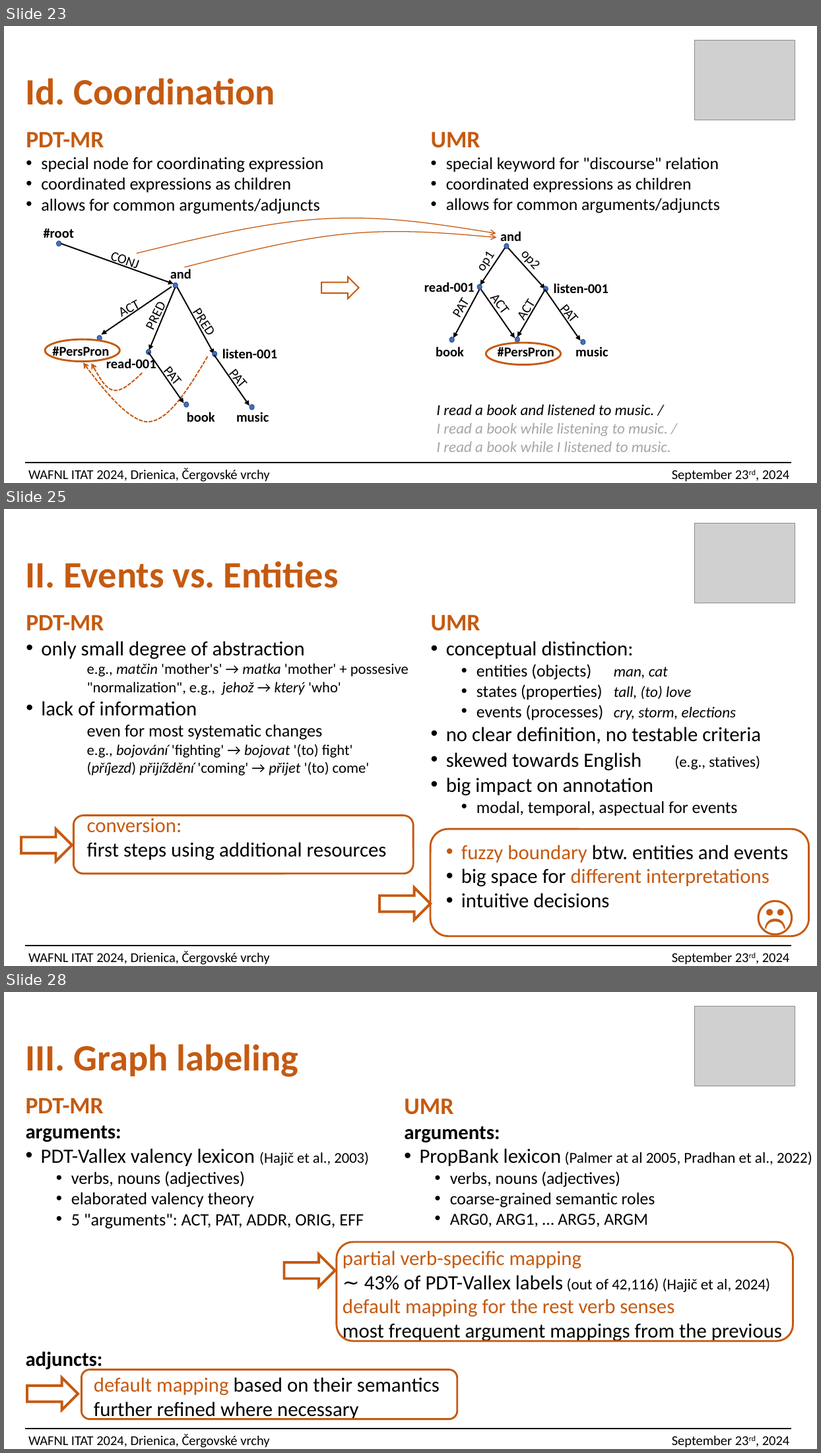
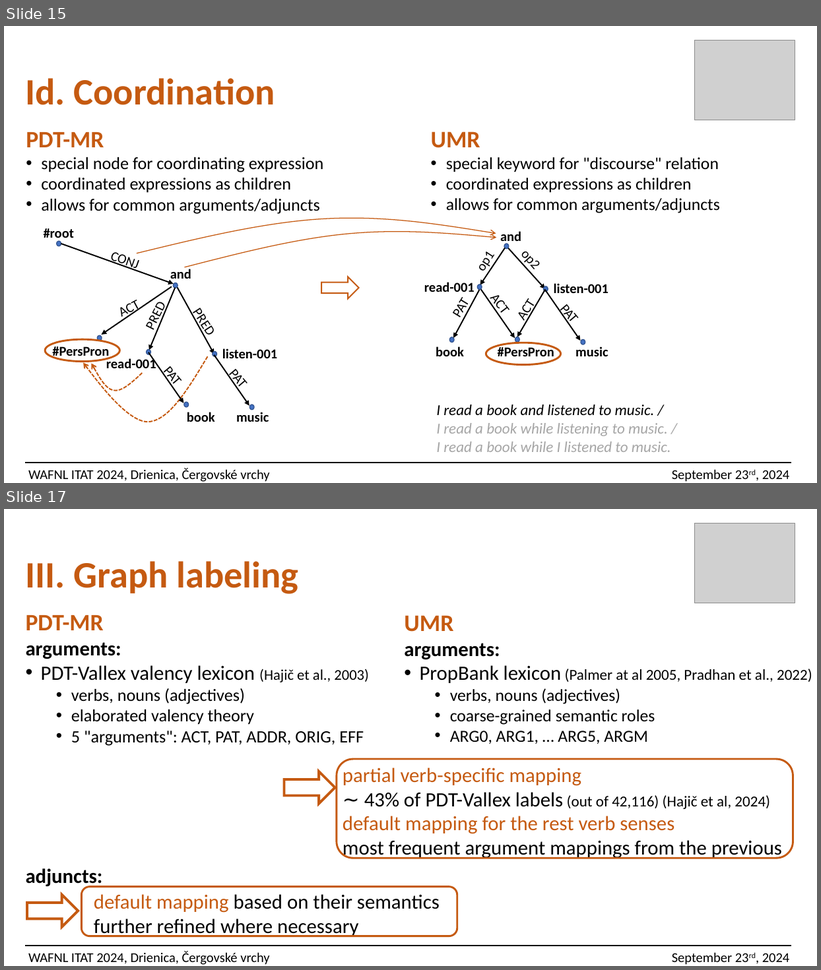
Before and after one commit to ufal/UMR, a slide deck: papers/2024-ITAT-slides.pptx. Shown one above the other, each under a label of ours: slides 23, 25 and 28 before the commit, slides 15 and 17 after it; the slides between them are not shown. The pictures are 821x1453 and 821x970 pixels, drawn with LibreOffice and Linux fonts; fonts in the diff are those of the drawing; grey boxes stand for pictures. Boxes give left, top, right and bottom in pixels: in the first picture for what was removed or moved away, otherwise in the second. Text is boxed around its words. In the diff, an @@ line names an element or a change of style, - is before the commit and + after.

Commit message:
ITAT slides (final version)

```diff
--- a/papers/2024-ITAT-slides.pptx
+++ b/papers/2024-ITAT-slides.pptx
@@ slide 25 removed at box(4, 509, 817, 966), background #FFFFFF @@
@@ picture removed at box(695, 523, 795, 603) @@
@@ text removed at box(26, 561, 339, 588) @@
-II. Events vs. Entities
@@ text removed at box(26, 615, 409, 861) @@
-PDT-MR
-• only small degree of abstraction
-e.g., matčin 'mother's' → matka 'mother' + possesive
-"normalization", e.g., jehož → který 'who'
-• lack of information
-even for most systematic changes
-e.g., bojování 'fighting' → bojovat '(to) fight'
-(příjezd) přijíždění 'coming' → přijet '(to) come'
-conversion:
-first steps using additional resources
@@ text removed at box(431, 615, 788, 908) @@
-UMR
-• conceptual distinction:
-  • entities (objects) man, cat
-  • states (properties) tall, (to) love
-  • events (processes) cry, storm, elections
-• no clear definition, no testable criteria
-• skewed towards English (e.g., statives)
-• big impact on annotation
-  • modal, temporal, aspectual for events
-  • fuzzy boundary btw. entities and events
-  • big space for different interpretations
-  • intuitive decisions
@@ rounded rectangle removed at box(73, 816, 413, 874) @@
@@ right arrow removed at box(21, 829, 72, 861) @@
@@ rounded rectangle removed at box(430, 829, 809, 937) @@
@@ text removed at box(746, 885, 798, 942) @@
-  ☹
@@ right arrow removed at box(380, 888, 430, 920) @@
@@ line removed from (25, 947) to (792, 947) @@
@@ text removed at box(28, 951, 789, 965) @@
-WAFNL ITAT 2024, Drienica, Čergovské vrchy September 23rd, 2024
@@ what was slide 23 is now slide 15 @@
@@ what was slide 28 is now slide 17 @@
```
Also in this commit, not shown: 7 slides changed, 12 other slides removed, 1 other file.
